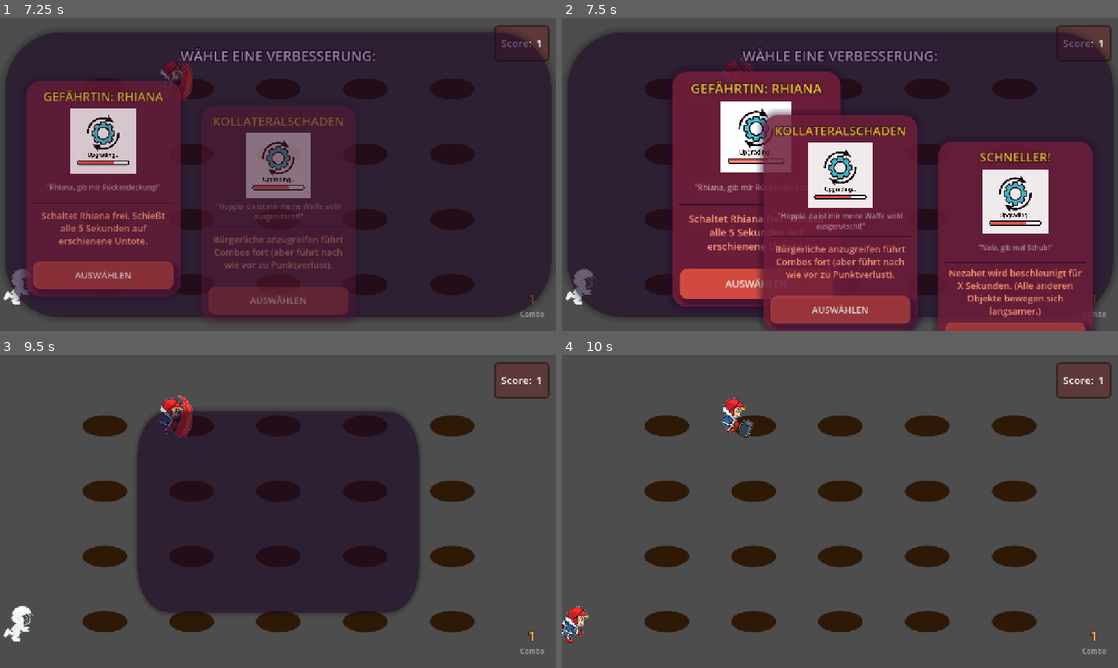
Above: before the commit, frames 1-4 (two rows, left to right).
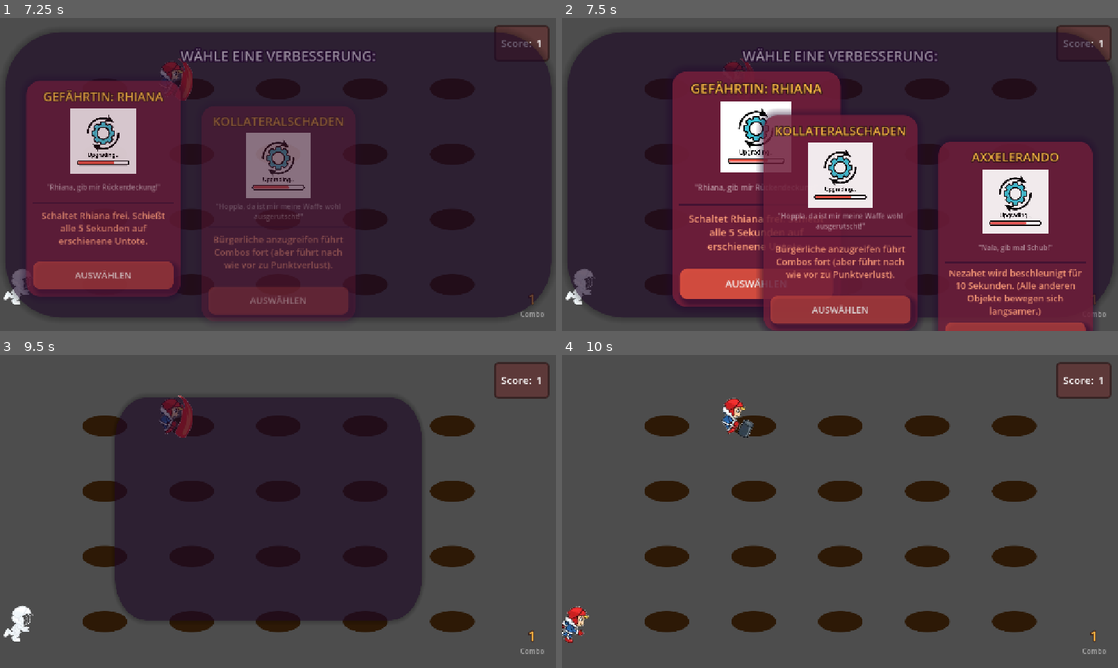
Above: after the commit, the same moments.

Repository: verdelite/whackamole
Game: Godot game, scene res://Scenes/WhackAMole/whack_a_mole_scene.tscn
Two runs of this game, one before a commit and one after it. Both use one fixed random seed, a clock stepped at 60 frames per second and the inputs below. Sound files missing from this copy of the repository are replaced by a short silence.
Inputs (mouse positions are in pixels of both pictures, inside the frame that each line leads up to):
- Up to frame 1 (7.25 s): move the mouse to (105, 77) at 0.52 s; click (105, 77) at 0.67 s; move the mouse to (105, 143) at 1.27 s; click (105, 143) at 1.42 s; move the mouse to (105, 208) at 2.02 s; click (105, 208) at 2.17 s; move the mouse to (105, 274) at 2.77 s; click (105, 274) at 2.92 s; move the mouse to (189, 77) at 3.52 s; click (189, 77) at 3.67 s; move the mouse to (189, 143) at 4.27 s; click (189, 143) at 4.42 s; move the mouse to (189, 77) at 5.02 s; click (189, 77) at 5.17 s; move the mouse to (194, 96) at 5.77 s; click (194, 96) at 5.92 s; move the mouse to (400, 158) at 6.52 s; click (400, 158) at 6.67 s
- Up to frame 2 (7.5 s): click "AUSWÄHLEN" at 7.25 s
- Up to frame 3 (9.5 s): click "AUSWÄHLEN" at 8 s; move the mouse to (166, 527) at 8.77 s; click (166, 527) at 8.92 s
- Up to frame 4 (10 s): move the mouse to (895, 442) at 9.52 s; click (895, 442) at 9.67 s

Frame 1 is identical in both runs. In frame 2, 0.6% of the frame differs, in the area x 70-93%, y 42-87%; in frame 3, 5.8%, in the area x 20-76%, y 12-85%; in frame 4, nothing differs.

Commit message:
fixed rhiana index update, implemented Nala upgrade via time_dilation. TODO: increasing difficulty, remaining upgrades

Diff:
--- a/Scenes/WhackAMole/Ally/ally_rhiana.gd
+++ b/Scenes/WhackAMole/Ally/ally_rhiana.gd
@@ -20,7 +20,7 @@
 		return
 
 	if current_cooldown > 0:
-		current_cooldown -= delta
+		current_cooldown -= (delta * UpgradeManager.TIME_DILATION)
 
 	else:
 		animation_tree.set("parameters/conditions/active", true)
--- a/Scenes/WhackAMole/Mole/mole.gd
+++ b/Scenes/WhackAMole/Mole/mole.gd
@@ -17,6 +17,7 @@
 
 # Called when the node enters the scene tree for the first time.
 func _ready():
+	UpgradeManager.new_time_dilation.connect(update_mole_speed)
 	update_mole_speed()
 
 
@@ -26,9 +27,9 @@
 
 
 func update_mole_speed():
-	animation_tree.set("parameters/Emerge/TimeScale/scale",speed_emerge)
-	animation_tree.set("parameters/Hiding/TimeScale/scale", speed_hide)
-	animation_tree.set("parameters/Waiting/TimeScale/scale", speed_wait)
+	animation_tree.set("parameters/Emerge/TimeScale/scale", speed_emerge * UpgradeManager.TIME_DILATION)
+	animation_tree.set("parameters/Hiding/TimeScale/scale", speed_hide * UpgradeManager.TIME_DILATION)
+	animation_tree.set("parameters/Waiting/TimeScale/scale", speed_wait * UpgradeManager.TIME_DILATION)
 
 
 #func _on_input_event(viewport, event, shape_idx):
--- a/Scenes/WhackAMole/UI/UpgradeContainer/upgrade_container_nala_1.tscn
+++ b/Scenes/WhackAMole/UI/UpgradeContainer/upgrade_container_nala_1.tscn
@@ -6,6 +6,24 @@
 offset_bottom = 411.0
 size_flags_horizontal = 3
 upgrade_type = 7
-upgrade_title = "Schneller!"
+upgrade_title = "Axxelerando"
 upgrade_flavor = "\"Nala, gib mal Schub!\""
-upgrade_description = "Nezahet wird beschleunigt für X Sekunden. (Alle anderen Objekte bewegen sich langsamer.)"
+upgrade_description = "Nezahet wird beschleunigt für 10 Sekunden. (Alle anderen Objekte bewegen sich langsamer.)"
+
+[node name="UpgradeName" parent="MarginContainer/VBoxContainer" index="0"]
+custom_minimum_size = Vector2(0, 0)
+size_flags_stretch_ratio = 1.0
+mouse_filter = 2
+theme = null
+
+[node name="UpgradeImage" parent="MarginContainer/VBoxContainer" index="1"]
+size_flags_vertical = 6
+
+[node name="SelectButton" parent="MarginContainer/VBoxContainer" index="5"]
+unique_name_in_owner = false
+custom_minimum_size = Vector2(0, 64)
+size_flags_horizontal = 1
+size_flags_vertical = 3
+mouse_filter = 1
+
+[connection signal="pressed" from="MarginContainer/VBoxContainer/SelectButton" to="." method="_on_select_button_pressed"]
--- a/Scenes/WhackAMole/UI/UpgradeContainer/upgrade_container_rhiana_3.tscn
+++ b/Scenes/WhackAMole/UI/UpgradeContainer/upgrade_container_rhiana_3.tscn
@@ -8,6 +8,3 @@
 upgrade_title = "Schnellladen"
 upgrade_flavor = "\"Das hat nur 20 AP gekostet!\""
 upgrade_description = "Rhiana schießt nun alle 3 Sekunden."
-
-[node name="SelectButton" parent="MarginContainer/VBoxContainer" index="5"]
-size_flags_vertical = 3
--- a/Scenes/WhackAMole/UI/UpgradeManager/upgrade_manager.gd
+++ b/Scenes/WhackAMole/UI/UpgradeManager/upgrade_manager.gd
@@ -1,6 +1,12 @@
 extends Node
 
 var rhiana: Node2D
+
+#var TIME_DILATION_ACTIVE: float = 2 # is 2 if inactive, 1 if active
+var TIME_DILATION_DURATION_MAX: float = 10.0 # duration of time_dilation
+var TIME_DILATION_DURATION_REMAINING: float = 0.0 # remaining duration of time_dilation
+var TIME_DILATION_FACTOR: float = 0.5 # factor of time dilation
+var TIME_DILATION: float = 1.0 # 1.0 if inactive (standard time), else set to TIME_DILATION_FACTOR
 
 var upgrade_rhiana_1: PackedScene = preload("res://Scenes/WhackAMole/UI/UpgradeContainer/upgrade_container_rhiana_1.tscn")
 var upgrade_rhiana_2: PackedScene = preload("res://Scenes/WhackAMole/UI/UpgradeContainer/upgrade_container_rhiana_2.tscn")
@@ -27,10 +33,19 @@
 var upgrade_tree_collateral_index: int = 0
 var upgrade_tree_misc_index: int = 0
 
+signal new_time_dilation
+
 # Called when the node enters the scene tree for the first time.
 func _ready():
 	Globals.new_upgrade.connect(_on_upgrade_unlocked)
 	upgrade_tree_rhiana = [ upgrade_rhiana_1, upgrade_rhiana_2, upgrade_rhiana_3, upgrade_rhiana_4 ]
+
+func _physics_process(delta):
+	if TIME_DILATION_DURATION_REMAINING > 0:
+		TIME_DILATION_DURATION_REMAINING -= delta
+		if TIME_DILATION_DURATION_REMAINING <= 0:
+			TIME_DILATION_DURATION_REMAINING = 0
+			update_time_dilation(1.0)
 
 func get_upgrades() -> Array[PackedScene]:
 	var alt_upgrades = upgrade_tree_misc.duplicate()
@@ -85,6 +100,9 @@
 		Globals.UpgradeType.COLLATERAL_3:
 			Globals.COLLATERAL_SCORE_INDEX = 2
 			upgrade_tree_collateral_index = -1
+		Globals.UpgradeType.NALA_1:
+			update_time_dilation(TIME_DILATION_FACTOR)
+			TIME_DILATION_DURATION_REMAINING += TIME_DILATION_DURATION_MAX
 		_:
 			print(str(Globals.UpgradeType)+' not implemented in UpgradeManager yet!')
 
@@ -93,8 +111,14 @@
 	if rhiana_upgrade:
 		upgrade_tree_rhiana.erase(rhiana_upgrade)
 
-	if upgrade_tree_rhiana.size() > 0:
+	if upgrade_tree_rhiana.has(upgrade_rhiana_1):
+		upgrade_tree_rhiana_index = 0
+	elif upgrade_tree_rhiana.size() > 0:
 		upgrade_tree_rhiana_index = randi_range(0, upgrade_tree_rhiana.size()-1)
-		print('Updated rhiana index with index = ' + str(upgrade_tree_rhiana_index))
+		#print('Updated rhiana index with index = ' + str(upgrade_tree_rhiana_index))
 	else:
 		upgrade_tree_rhiana_index = -1
+
+func update_time_dilation(new_dilation: float):
+	TIME_DILATION = new_dilation
+	new_time_dilation.emit()
--- a/Scenes/WhackAMole/UI/UpgradeMenu/upgrade_screen_menu.gd
+++ b/Scenes/WhackAMole/UI/UpgradeMenu/upgrade_screen_menu.gd
@@ -22,7 +22,7 @@
 	print("Upgrade screen ready and connected!")
 
 func show_menu(new_level: int):
-	print("Signal caught for level: " +str(new_level))
+	#print("Signal caught for level: " +str(new_level))
 	audio_player.stream = audio_open
 	await get_tree().create_timer(0.5).timeout
 	audio_player.play()
@@ -39,7 +39,7 @@
 func spawn_upgrades():
 	spawned_upgrades = []
 	update_available_upgrades()
-	await get_tree().create_timer(0.2).timeout
+	#await get_tree().create_timer(0.2).timeout
 	for i in NUM_UPGRADES:
 		var new_upgrade = available_upgrades[i].instantiate()
 		control_node.add_child(new_upgrade)
@@ -50,6 +50,6 @@
 
 func show_upgrades():
 	for upgrade in spawned_upgrades:
-		print(str(upgrade))
+		#print(str(upgrade))
 		upgrade.open_upgrade_container()
 		await get_tree().create_timer(0.2).timeout
--- a/Scenes/WhackAMole/whack_a_mole.gd
+++ b/Scenes/WhackAMole/whack_a_mole.gd
@@ -50,7 +50,7 @@
 
 func _physics_process(delta):
 	if spawn_time > 0:
-		spawn_time -= delta
+		spawn_time -= delta * UpgradeManager.TIME_DILATION
 		if spawn_time <= 0:
 			spawn_mole()
 
--- a/Scenes/globals.gd
+++ b/Scenes/globals.gd
@@ -35,6 +35,7 @@
 
 @export var CURRENT_LEVEL = 0
 @export var CURRENT_THRESHOLD: int
+
 
 var collateral_combo: int = 0
 
